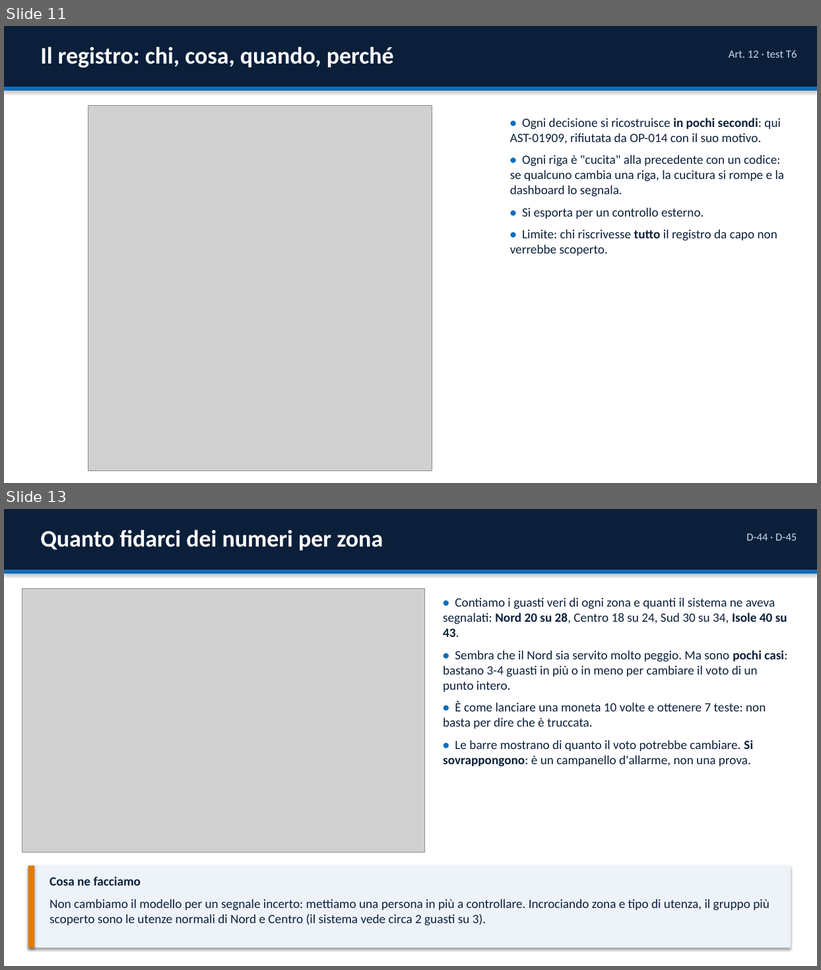
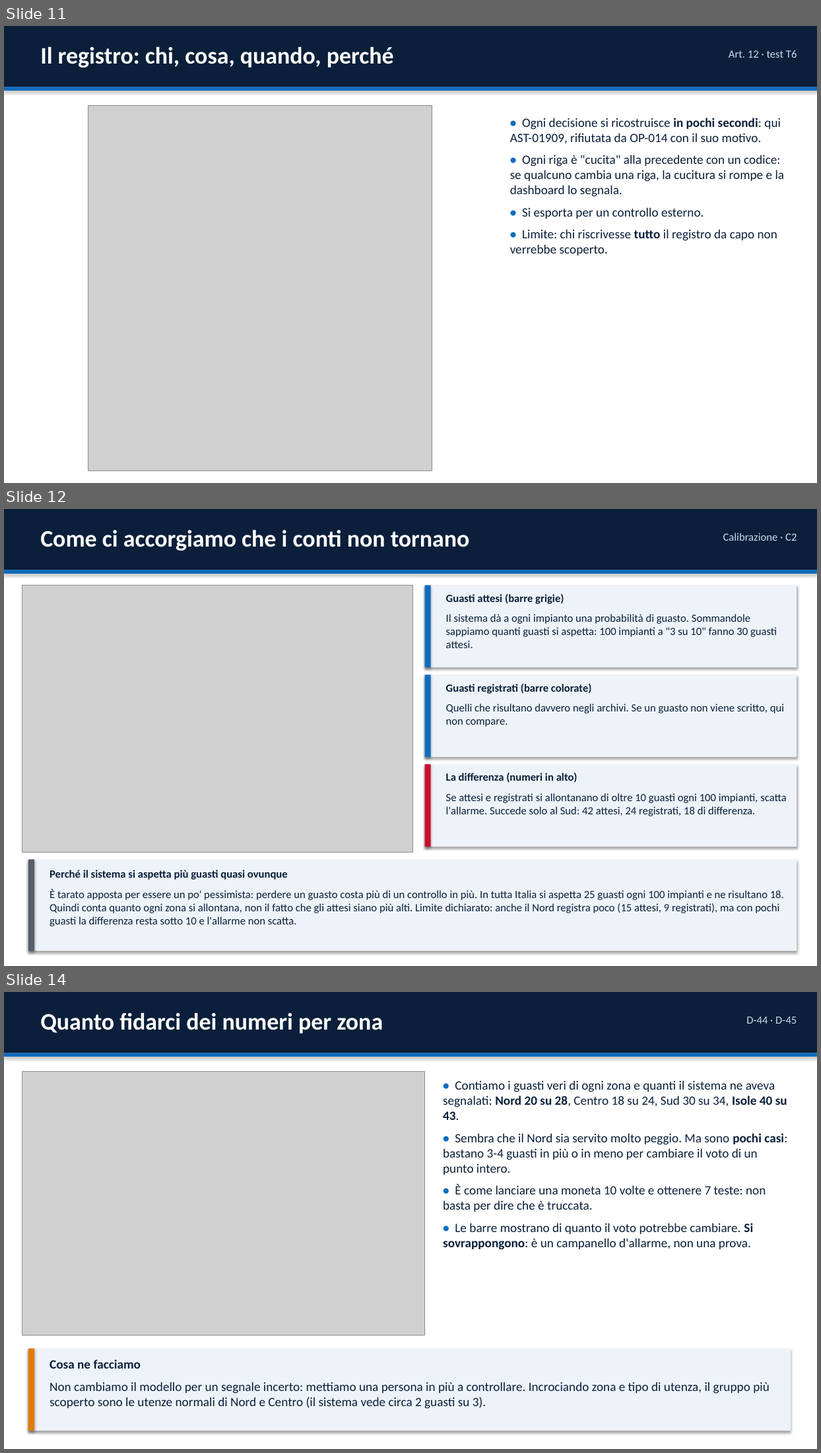
Before and after one commit to GuidoMerliniEnel/ai-act-hackaton, a slide deck: consegna/EnerGuard_Presentazione.pptx. Shown one above the other, each under a label of ours: slides 11 and 13 before the commit, slides 11, 12 and 14 after it; the slides between them are not shown. The pictures are 821x970 and 821x1453 pixels, drawn with LibreOffice and Linux fonts; fonts in the diff are those of the drawing; grey boxes stand for pictures. Boxes give left, top, right and bottom in pixels: in the first picture for what was removed or moved away, otherwise in the second. Text is boxed around its words. In the diff, an @@ line names an element or a change of style, - is before the commit and + after.

```diff
--- a/consegna/EnerGuard_Presentazione.pptx
+++ b/consegna/EnerGuard_Presentazione.pptx
@@ slide 12 added at box(4, 509, 817, 966), background #FFFFFF @@
@@ rectangle added at box(4, 509, 817, 570), fill #0B1F3A @@
@@ text added at box(40, 529, 470, 551), 28 pt, text #FFFFFF, bold @@
+Come ci accorgiamo che i conti non tornano
@@ text added at box(723, 533, 797, 541), 13 pt, text #C9D8EA @@
+Calibrazione · C2
@@ rectangle added at box(4, 570, 817, 574), fill #0F6CBD @@
@@ picture added at box(22, 586, 413, 853) @@
@@ rectangle added at box(425, 586, 797, 667), fill #EEF3F9 @@
@@ rectangle added at box(425, 586, 431, 667), fill #0F6CBD @@
@@ text added at box(446, 594, 777, 648), 13 pt, text #0B1F3A @@
+Guasti attesi (barre grigie)
+Il sistema dà a ogni impianto una probabilità di guasto. Sommandole sappiamo quanti guasti si aspetta: 100 impianti a "3 su 10" fanno 30 guasti attesi.
@@ rectangle added at box(425, 675, 797, 757), fill #EEF3F9 @@
@@ rectangle added at box(425, 675, 431, 757), fill #0F6CBD @@
@@ text added at box(446, 684, 784, 727), 13 pt, text #0B1F3A @@
+Guasti registrati (barre colorate)
+Quelli che risultano davvero negli archivi. Se un guasto non viene scritto, qui non compare.
@@ rectangle added at box(425, 764, 797, 847), fill #EEF3F9 @@
@@ rectangle added at box(425, 764, 431, 847), fill #C8102E @@
@@ text added at box(446, 773, 787, 817), 13 pt, text #0B1F3A @@
+La differenza (numeri in alto)
+Se attesi e registrati si allontanano di oltre 10 guasti ogni 100 impianti, scatta l'allarme. Succede solo al Sud: 42 attesi, 24 registrati, 18 di differenza.
@@ rectangle added at box(28, 859, 797, 951), fill #EEF3F9 @@
@@ rectangle added at box(28, 859, 34, 951), fill #555F6D @@
@@ text added at box(50, 870, 784, 927), 13 pt, text #0B1F3A @@
+Perché il sistema si aspetta più guasti quasi ovunque
+È tarato apposta per essere un po' pessimista: perdere un guasto costa più di un controllo in più. In tutta Italia si aspetta 25 guasti ogni 100 impianti e ne risultano 18. Quindi conta quanto ogni zona si allontana, non il fatto che gli attesi siano più alti. Limite dichiarato: anche il Nord registra poco (15 attesi, 9 registrati), ma con pochi guasti la differenza resta sotto 10 e l'allarme non scatta.
@@ what was slide 13 is now slide 14 @@
```
Also in this commit, not shown: 1 other slide added, 1 slide removed, 3 other files.
